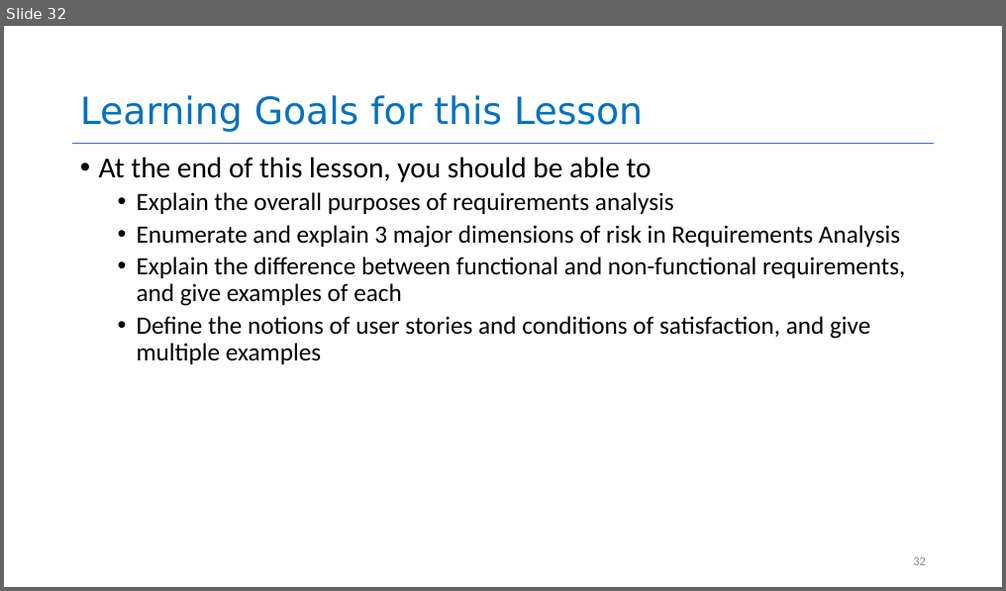
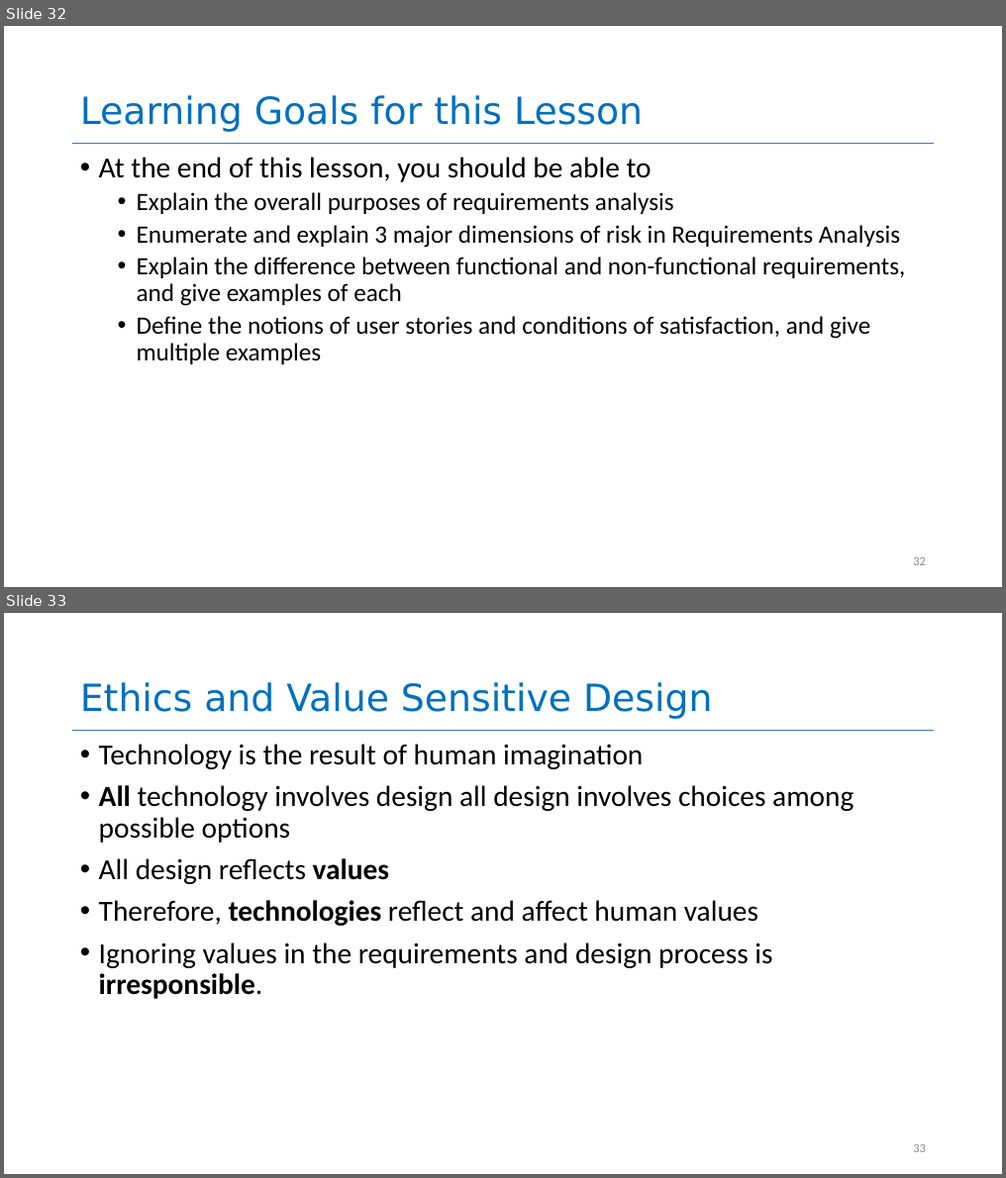
Before and after one commit to yashburshe/CS4530-Fall-2025, a slide deck: Slides/Module 01.2 Requirements Gathering.pptx. Shown one above the other, each under a label of ours: slide 32 before the commit, slides 32 and 33 after it. The pictures are 1006x591 and 1006x1178 pixels, drawn with LibreOffice and Linux fonts; fonts in the diff are those of the drawing. Boxes give left, top, right and bottom in pixels: in the first picture for what was removed or moved away, otherwise in the second. Text is boxed around its words. In the diff, an @@ line names an element or a change of style, - is before the commit and + after.

```diff
--- a/Slides/Module 01.2 Requirements Gathering.pptx
+++ b/Slides/Module 01.2 Requirements Gathering.pptx
@@ slide 33 added at [4,613,1002,1174], background #FFFFFF; not listed: 1 template element that a slide beside it also shows @@
@@ title added at [80,682,712,719], 36 pt, text #0070C0 @@
+Ethics and Value Sensitive Design
@@ text added at [99,744,853,999], 28 pt, text #000000 @@
+• Technology is the result of human imagination
+• All technology involves design all design involves choices among possible options
+• All design reflects values
+• Therefore, technologies reflect and affect human values
+• Ignoring values in the requirements and design process is irresponsible.
@@ page number added at [913,1145,926,1153], 12 pt, text #8C8C8C @@
+33
```
Also in this commit, not shown: 10 other slides added, 1 other file.
